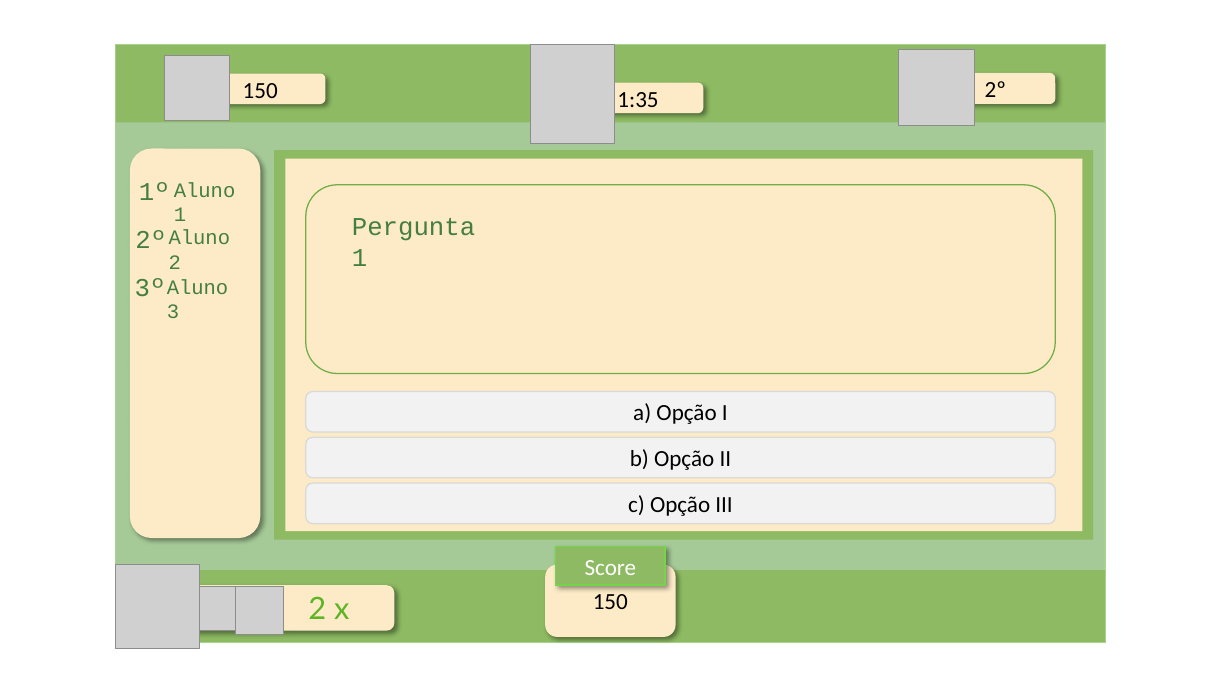
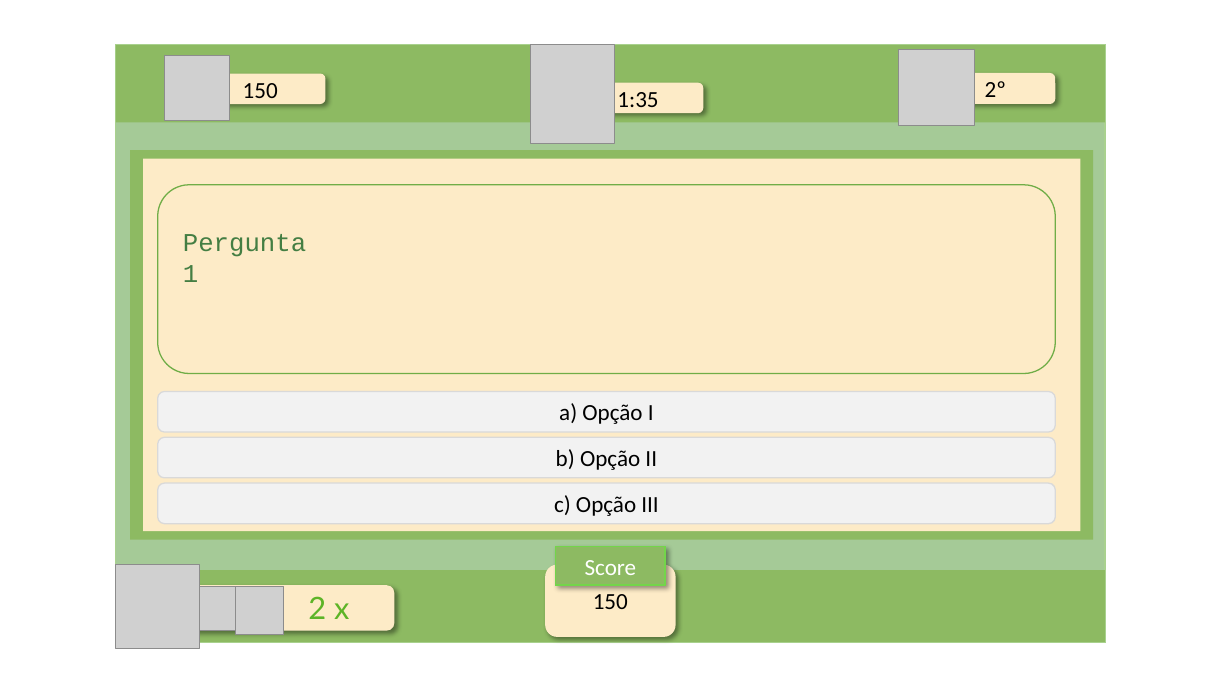
Before and after one commit to NathanReis/FTT-Recicla, a slide deck: slide 14 of Documentacao Projeto/Protótipo_Visual.pptx. Drawn at 1232x693 pixels with LibreOffice and Linux fonts; fonts in the diff are those of the drawing; grey boxes stand for pictures. Boxes give left, top, right and bottom in pixels: in the first picture for what was removed or moved away, otherwise in the second. Text is boxed around its words. In the diff, an @@ line names an element or a change of style, - is before the commit and + after.

```diff
--- a/Documentacao Projeto/Protótipo_Visual.pptx
+++ b/Documentacao Projeto/Protótipo_Visual.pptx
@@ rounded rectangle removed at (x1=130, y1=149, x2=261, y2=539) @@
@@ rectangle resized from (x1=274, y1=150, x2=1093, y2=540) to (x1=130, y1=150, x2=1093, y2=540) @@
@@ rounded rectangle resized from (x1=286, y1=159, x2=1083, y2=531) to (x1=143, y1=159, x2=1080, y2=531) @@
@@ text removed at (x1=139, y1=182, x2=170, y2=200) @@
-1º
@@ rounded rectangle resized from (x1=306, y1=185, x2=1055, y2=373) to (x1=158, y1=185, x2=1055, y2=373) @@
@@ text removed at (x1=174, y1=182, x2=235, y2=221) @@
-Aluno 1
@@ text removed at (x1=135, y1=230, x2=166, y2=248) @@
-2º
@@ text removed at (x1=169, y1=230, x2=230, y2=269) @@
-Aluno 2
@@ text "Pergunta 1" moved from (x1=352, y1=218, x2=475, y2=266) to (x1=183, y1=234, x2=306, y2=282) @@
@@ text removed at (x1=135, y1=278, x2=166, y2=297) @@
-3º
@@ text removed at (x1=167, y1=279, x2=228, y2=318) @@
-Aluno 3
@@ rounded rectangle "a) Opção I" resized from (x1=306, y1=392, x2=1055, y2=433) to (x1=158, y1=392, x2=1055, y2=433) @@
@@ rounded rectangle "b) Opção II" resized from (x1=306, y1=437, x2=1055, y2=478) to (x1=158, y1=437, x2=1055, y2=478) @@
@@ rounded rectangle "c) Opção III" resized from (x1=306, y1=483, x2=1055, y2=524) to (x1=158, y1=483, x2=1055, y2=524) @@
```
Also in this commit, not shown: 4 other slides changed.
